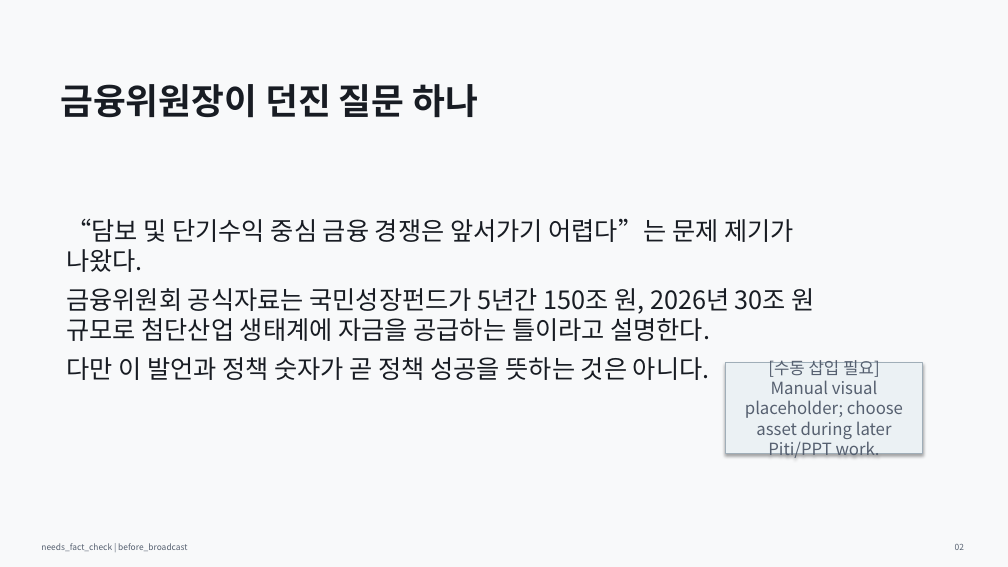
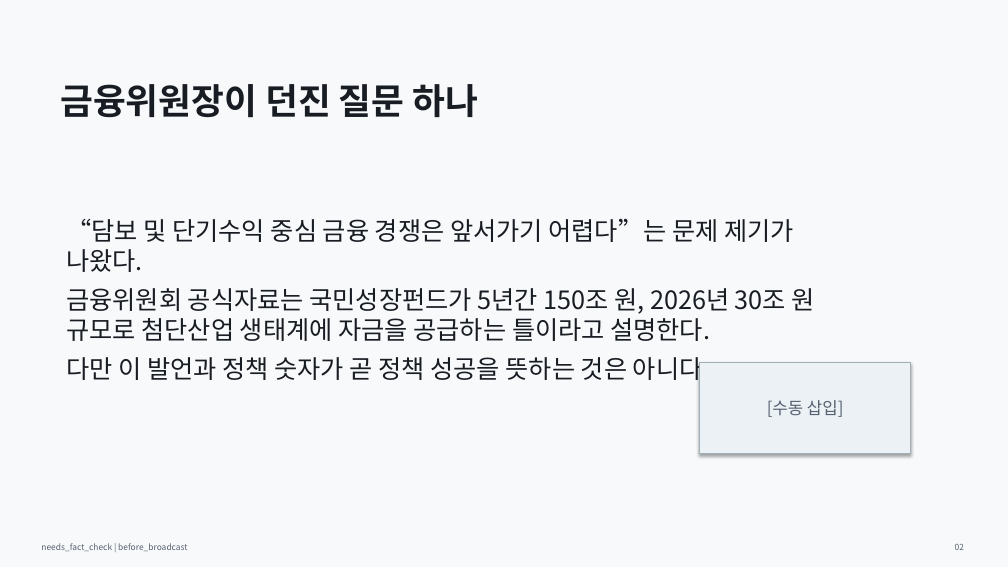
Before and after one commit to Rlearnchan/luddite, a slide deck: slide 2 of outputs/pptx/productive_finance_policy_draft.pptx. Drawn at 1008x567 pixels with LibreOffice and Linux fonts; fonts in the diff are those of the drawing. Boxes give left, top, right and bottom in pixels: in the first picture for what was removed or moved away, otherwise in the second. Text is boxed around its words. In the diff, an @@ line names an element or a change of style, - is before the commit and + after.

```diff
--- a/outputs/pptx/productive_finance_policy_draft.pptx
+++ b/outputs/pptx/productive_finance_policy_draft.pptx
@@ rectangle "[수동 삽입]": place and size @@
-rectangle "[수동 삽입]" at box(726, 363, 923, 454)
+rectangle "[수동 삽입]" at box(699, 363, 911, 454)
@@ text in rectangle at box(767, 400, 844, 417): text changed @@
-[수동 삽입 필요]
-Manual visual placeholder; choose asset during later Piti/PPT work.
+[수동 삽입]
```
Also in this commit, not shown: 6 other slides changed, 7 other files.
